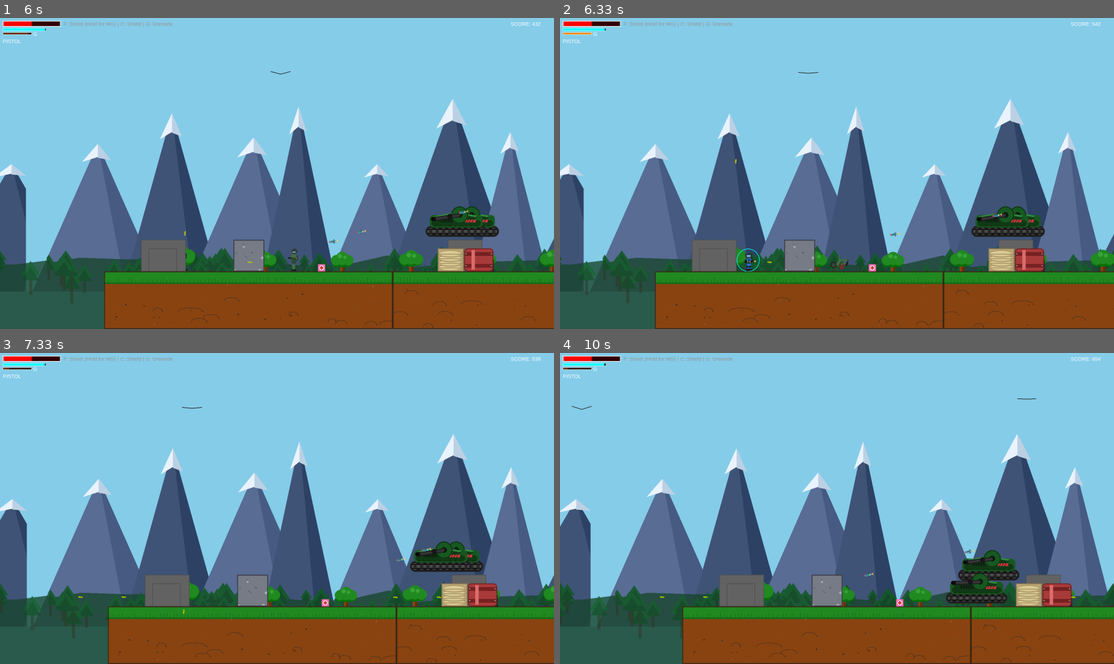
Above: before the commit, frames 1-4 (two rows, left to right).
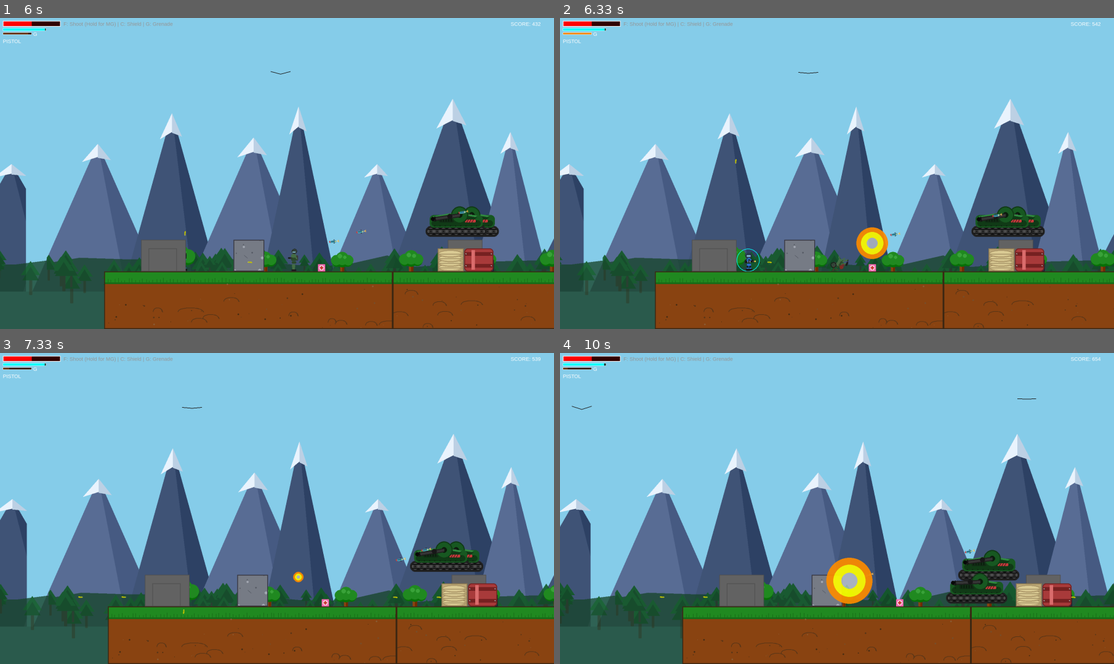
Above: after the commit, the same moments.

Repository: SayaUSB/FP-PBO-Pygame
Game: pygame game, started from main.py
Two runs of this game, one before a commit and one after it. Both use one fixed random seed, a clock stepped at 60 frames per second and the inputs below.
Inputs:
- Up to frame 1 (6 s): tap Enter at 0.33 s; hold Right 0.67-1.13 s; hold Up 1.17-1.47 s; tap F at 1.23, 1.57, 1.87, 2.07, 2.37, 2.63, 2.97, 3.27, 3.4, 3.8, 4.1, 4.87, 5.17, 5.37, 5.67, 5.87 s; tap G at 1.32, 2.72, 3.88, 5.45 s; hold Right 1.5-1.97 s; hold Left 2-2.53 s; tap C at 2.15, 3.48, 4.95 s; hold Down 2.57-2.87 s; hold Left 2.9-3.3 s; hold Up 3.33-3.7 s; hold Right 3.73-4.37 s; hold Left 4.8-5.27 s; hold Right 5.3-5.77 s; hold Up from 5.8 s (still down)
- Up to frame 2 (6.33 s): release Up at 6.1 s; hold Right from 6.13 s (still down); tap F at 6.2 s; tap C at 6.28 s
- Up to frame 3 (7.33 s): tap F at 6.5, 6.7, 7, 7.27 s; release Right at 6.6 s; hold Left 6.63-7.17 s; tap G at 6.78 s; hold Down from 7.2 s (still down)
- Up to frame 4 (10 s): release Down at 7.5 s; hold Left 7.53-7.93 s; tap F at 7.6, 7.9, 8.03, 8.43, 8.73, 9.1, 9.5, 9.8 s; tap C at 7.68, 9.18 s; hold Up 7.97-8.33 s; tap G at 8.12, 9.58 s; hold Right 8.37-9 s; hold Down 9.03-9.4 s; hold Left 9.43-9.9 s; hold Right from 9.93 s (still down)

Frame 1 is identical in both runs. In frame 2, 0.5% of the frame differs, in the area x 53-60%, y 67-78%; in frame 3, less than 0.1%; in frame 4, 1.0%, in the area x 48-57%, y 65-81%.

Commit message:
fix: Proper missile explosion

Diff:
--- a/game.py
+++ b/game.py
@@ -395,6 +395,12 @@
         self.enemy_grenades.update()
         self.enemy_bullets.update()
         self.missiles.update()
+        for m in list(self.missiles):
+            if getattr(m, 'explode_now', False):
+                expl = MediumExplosion(m.rect.centerx, m.rect.centery)
+                self.all_sprites.add(expl)
+                self.effects.add(expl)
+                m.kill()
         self.items.update(self.platforms)
         self.effects.update()
 
--- a/src/projectiles.py
+++ b/src/projectiles.py
@@ -93,6 +93,7 @@
         self.vel_x = 0
         self.vel_y = 0
         self.flame_phase = 0
+        self.explode_now = False
 
     def update(self):
         self.timer += 1 * DT
@@ -123,7 +124,7 @@
         self.rect.centery = int(self.pos_y)
 
         if self.timer >= self.fuel_limit:
-            self.kill()
+            self.explode_now = True
 
         if self.rect.x < -200 or self.rect.x > 100000:
             self.kill()
